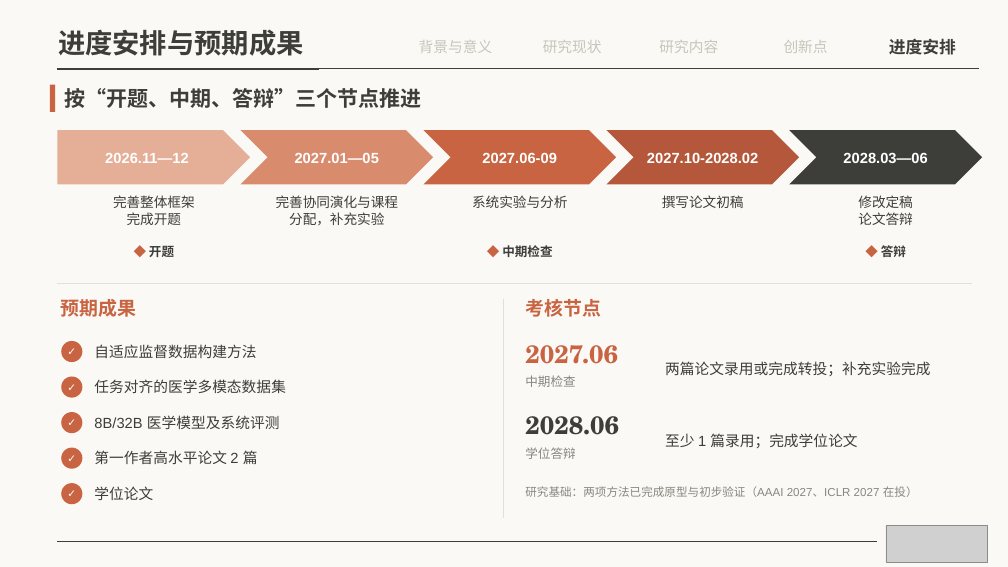
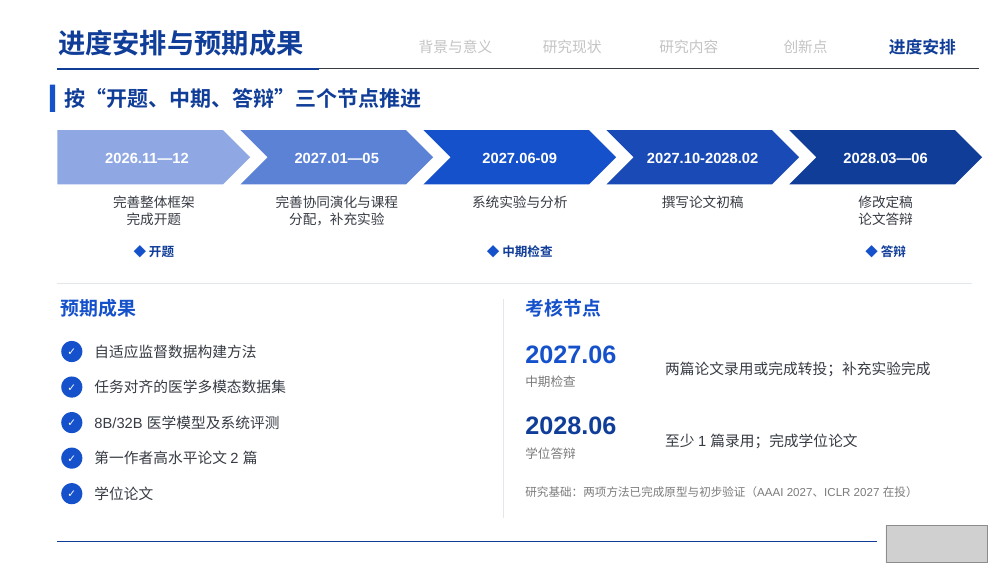
Before and after one commit to irving-2222/Graduation-Thesis, a slide deck: slide 21 of 开题答辩.pptx. Drawn at 1008x567 pixels with LibreOffice and Linux fonts; fonts in the diff are those of the drawing; grey boxes stand for pictures. Boxes give left, top, right and bottom in pixels: in the first picture for what was removed or moved away, otherwise in the second. Text is boxed around its words. In the diff, an @@ line names an element or a change of style, - is before the commit and + after.

```diff
--- a/开题答辩.pptx
+++ b/开题答辩.pptx
@@ background #FAF9F5 to #FFFFFF @@
@@ text "进度安排" at [889,39,956,55]: text colour #3D3D3A to #103D98 @@
@@ line (57, 69) - (979, 69): stroke #3D3D3A 0.5 pt to #373B43 0.5 pt @@
@@ line (57, 69) - (319, 69): stroke #3D3D3A 1.75 pt to #103D98 1.75 pt @@
@@ pentagon arrow "2026.11—12" at [57,130,250,185]: fill #E5AE97 to #8FA8E3 @@
@@ chevron "2027.01—05" at [240,130,433,185]: fill #D98B6E to #5C82D6 @@
@@ chevron "2027.10-2028.02" at [606,130,799,185]: fill #B5573A to #1A4AB5 @@
@@ chevron "2028.03—06" at [789,130,982,185]: fill #3D3D3A to #103D98 @@
@@ text colour #3D3D3A to #373B43 in 3 elements at [113,195,195,225], [472,195,567,208], [858,195,912,225] @@
@@ text "◆ 开题" at [149,242,174,259]: text colour #C96442 to #1551CA in "◆"; text colour #3D3D3A to #103D98 in "开题" @@
@@ text "◆ 中期检查" at [502,245,552,257]: text colour #C96442 to #1551CA in "◆"; text colour #3D3D3A to #103D98 in "中期检查" @@
@@ text "◆ 答辩" at [881,245,906,257]: text colour #C96442 to #1551CA in "◆"; text colour #3D3D3A to #103D98 in "答辩" @@
@@ text "预期成果" at [60,299,136,317]: text colour #C96442 to #1551CA @@
@@ line (57, 284) - (972, 284): stroke #E3E0D6 1 pt to #E3E6EA 1 pt @@
@@ line (504, 299) - (504, 518): stroke #E3E0D6 1 pt to #E3E6EA 1 pt @@
@@ text "考核节点" at [525,299,601,317]: text colour #C96442 to #1551CA @@
@@ text "2027.06" at [525,345,616,364]: font TeX Gyre Schola to Arial, text colour #C96442 to #1551CA @@
@@ font TeX Gyre Schola to Arial, text colour #3D3D3A to #103D98 in 3 elements at [58,29,304,56], [64,88,422,108], [525,416,616,435] @@
@@ fill #C96442 to #1551CA in 7 elements at [423,130,616,185], [50,85,55,112], [61,341,82,362], [61,377,82,398], [61,412,82,433], [61,448,82,469], [61,483,82,504] @@
@@ line (57, 541) - (876, 541): stroke #3D3D3A 0.5 pt to #103D98 0.5 pt @@
```
Also in this commit, not shown: 21 other slides changed, 1 other file.
